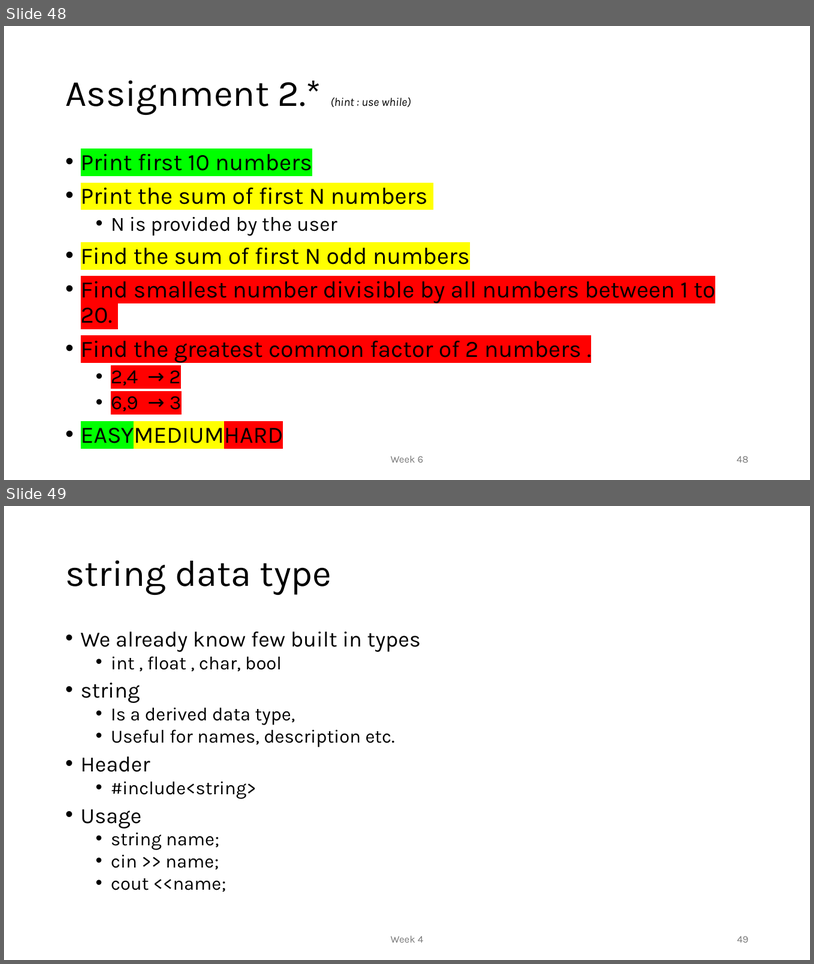
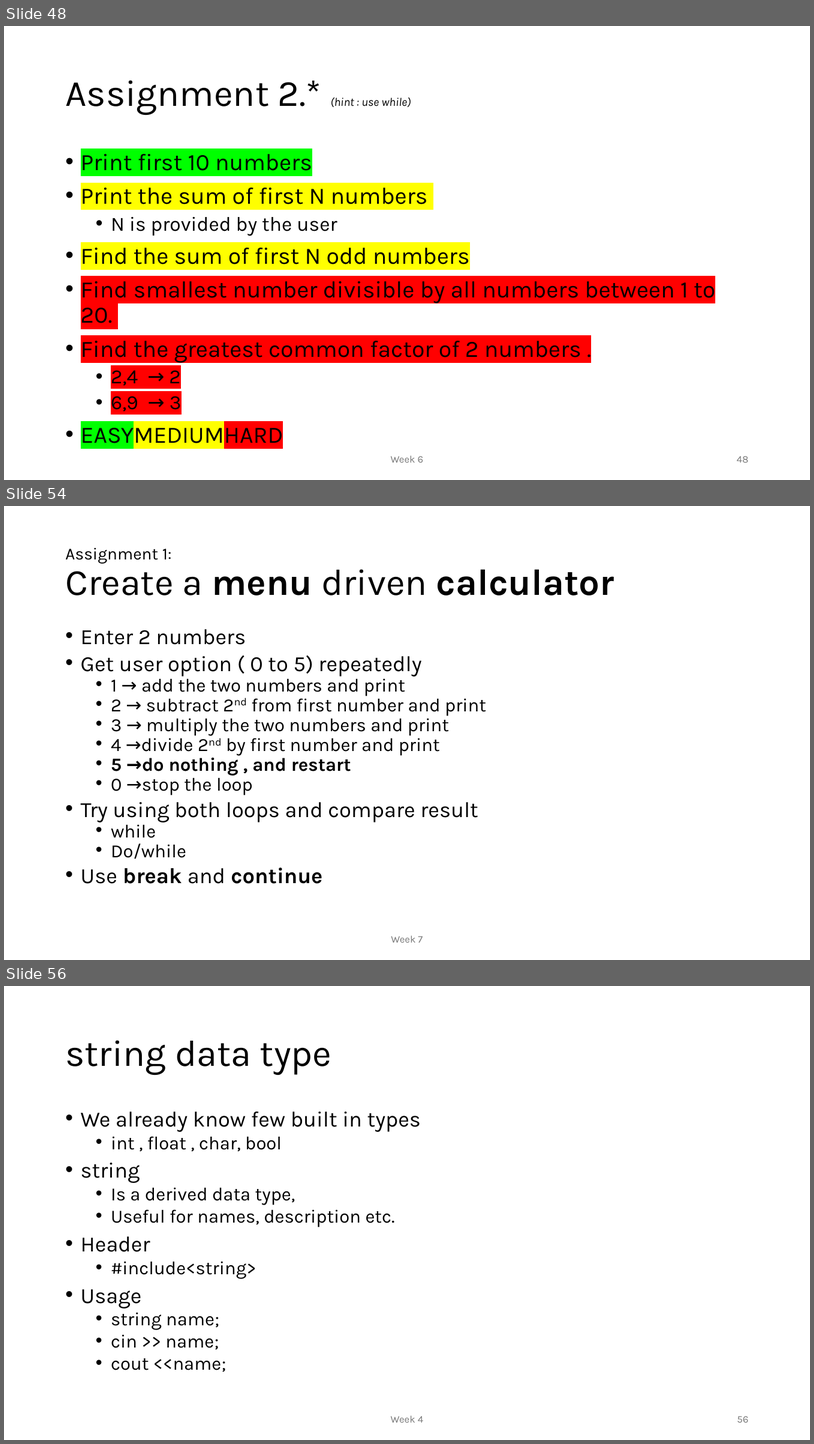
Before and after one commit to MoklaEducation/ems_fall_2025_cpp101, a slide deck: all/Intro to Programming_all.pptx. Shown one above the other, each under a label of ours: slides 48 and 49 before the commit, slides 48, 54 and 56 after it; the slides between them are not shown. The pictures are 814x964 and 814x1444 pixels, drawn with LibreOffice and Linux fonts; fonts in the diff are those of the drawing. Boxes give left, top, right and bottom in pixels: in the first picture for what was removed or moved away, otherwise in the second. Text is boxed around its words. In the diff, an @@ line names an element or a change of style, - is before the commit and + after.

```diff
--- a/all/Intro to Programming_all.pptx
+++ b/all/Intro to Programming_all.pptx
@@ slide 54 added at box(4, 506, 810, 960), background #FFFFFF @@
@@ title added at box(65, 547, 615, 595), 44 pt, text #000000 @@
+Assignment 1:
+Create a menu driven calculator
@@ text added at box(81, 629, 486, 883), 22.2 pt, text #000000 @@
+• Enter 2 numbers
+• Get user option ( 0 to 5) repeatedly
+  • 1 → add the two numbers and print
+  • 2 → subtract 2nd from first number and print
+  • 3 → multiply the two numbers and print
+  • 4 →divide 2nd by first number and print
+  • 5 →do nothing , and restart
+  • 0 →stop the loop
+• Try using both loops and compare result
+  • while
+  • Do/while
+• Use break and continue
@@ text added at box(391, 935, 423, 942), 12 pt, text #797979 @@
+Week 7
@@ what was slide 49 is now slide 56 @@
@@ page number at box(737, 1416, 749, 1422): text changed @@
-49
+56
```
Also in this commit, not shown: 1 slide changed, 6 other slides added, 1 other file.
